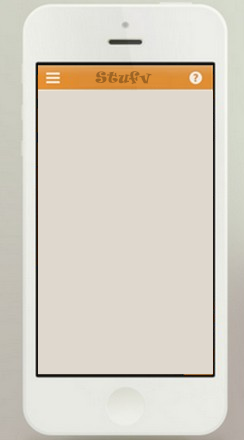
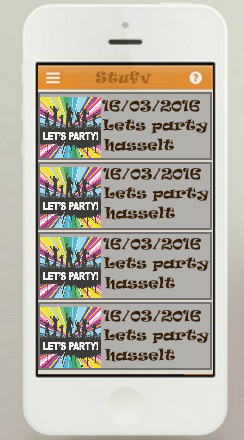
Layered file, before and after one edit (244 x 440). Changes by layer:
added group "events" with 13 layers above "Homepage" over left=38, top=92, right=212, bottom=370
added layer "hasselt" (1st of 4, in "events") in group "events" over left=104, top=348, right=175, bottom=362
added layer "Lets party" (1st of 4, in "events") in group "events" over left=103, top=329, right=210, bottom=344
added layer "16/03/2016" (1st of 3, in "events") in group "events" over left=103, top=310, right=202, bottom=322
added layer "hasselt" (2nd of 4, in "events") in group "events" over left=104, top=276, right=175, bottom=290
added layer "Lets party" (2nd of 4, in "events") in group "events" over left=103, top=257, right=210, bottom=272
added layer "16/03/2016" (2nd of 3, in "events") in group "events" over left=103, top=238, right=202, bottom=250
added layer "hasselt" (3rd of 4, in "events") in group "events" over left=104, top=206, right=175, bottom=220
added layer "Lets party" (3rd of 4, in "events") in group "events" over left=103, top=187, right=210, bottom=202
added layer "17/03/2016" in group "events" over left=103, top=168, right=202, bottom=180
added layer "hasselt" (4th of 4, in "events") in group "events" over left=103, top=138, right=174, bottom=152
added layer "Lets party" (4th of 4, in "events") in group "events" over left=102, top=119, right=209, bottom=134
added layer "16/03/2016" (3rd of 3, in "events") in group "events" over left=102, top=100, right=201, bottom=112
added layer "Event Toon" (73%) in group "events" over left=38, top=92, right=212, bottom=370
